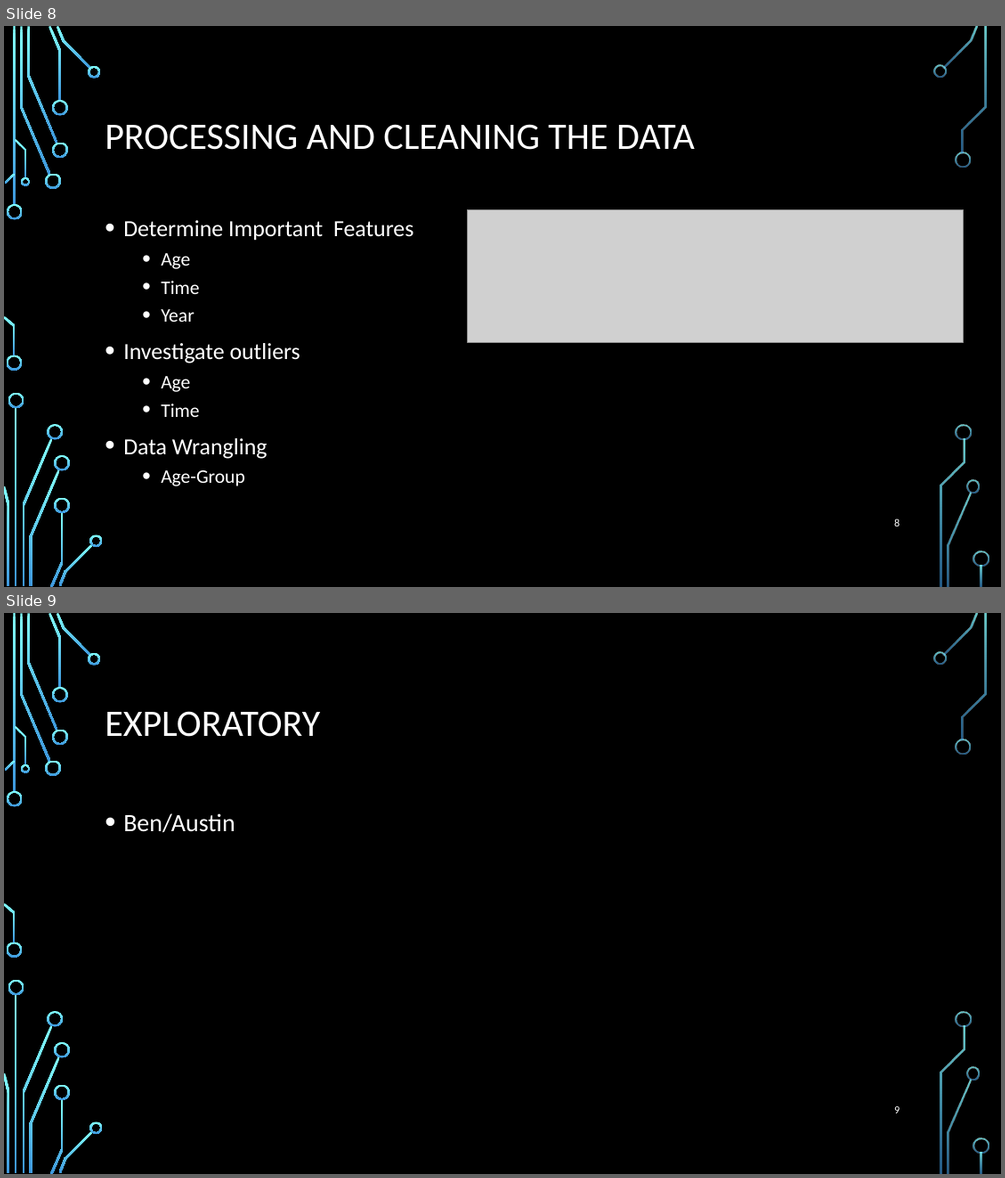
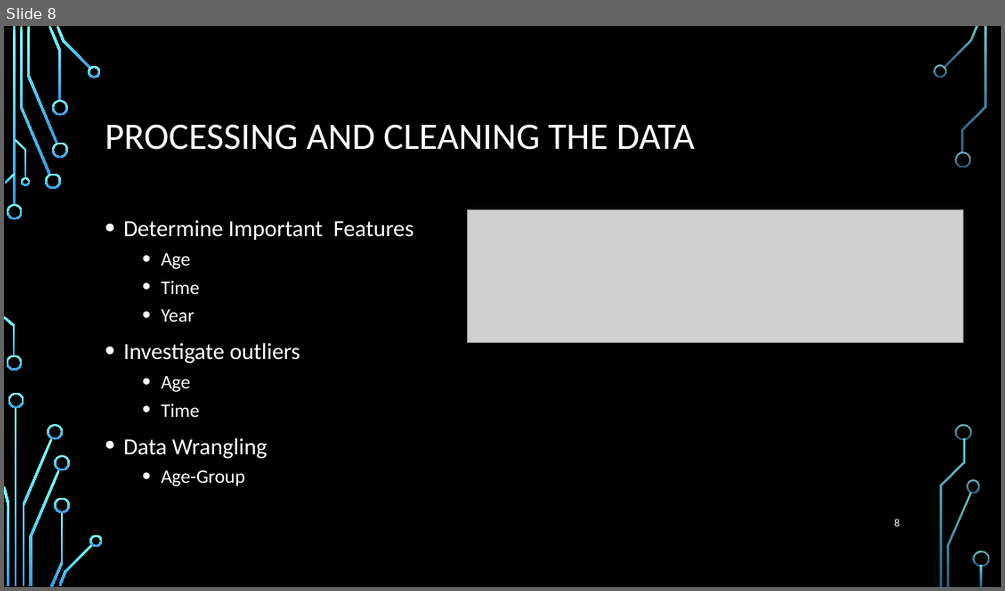
Before and after one commit to elkinst65/QTW_08, a slide deck: infographic.pptx. Shown one above the other, each under a label of ours: slides 8 and 9 before the commit, slide 8 after it. The pictures are 1005x1178 and 1005x591 pixels, drawn with LibreOffice and Linux fonts; fonts in the diff are those of the drawing; grey boxes stand for pictures; background and template pictures are left out. Boxes give left, top, right and bottom in pixels: in the first picture for what was removed or moved away, otherwise in the second. Text is boxed around its words. In the diff, an @@ line names an element or a change of style, - is before the commit and + after.

```diff
--- a/infographic.pptx
+++ b/infographic.pptx
@@ slide 9 removed at (4,613,1001,1174), background picture (left out); not listed: 36 template elements that a slide beside it also shows @@
@@ title removed at (105,711,320,737) @@
-EXPLORATORY
@@ text removed at (123,813,235,833) @@
-• Ben/Austin
@@ page number removed at (894,1106,899,1113) @@
-9
```
Also in this commit, not shown: 2 slides changed, 1 slide added.
